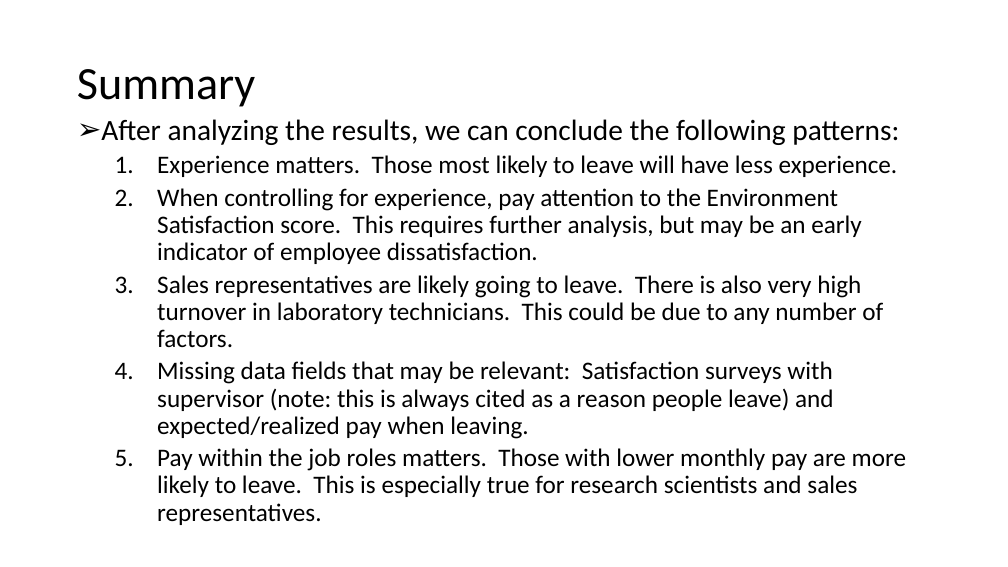
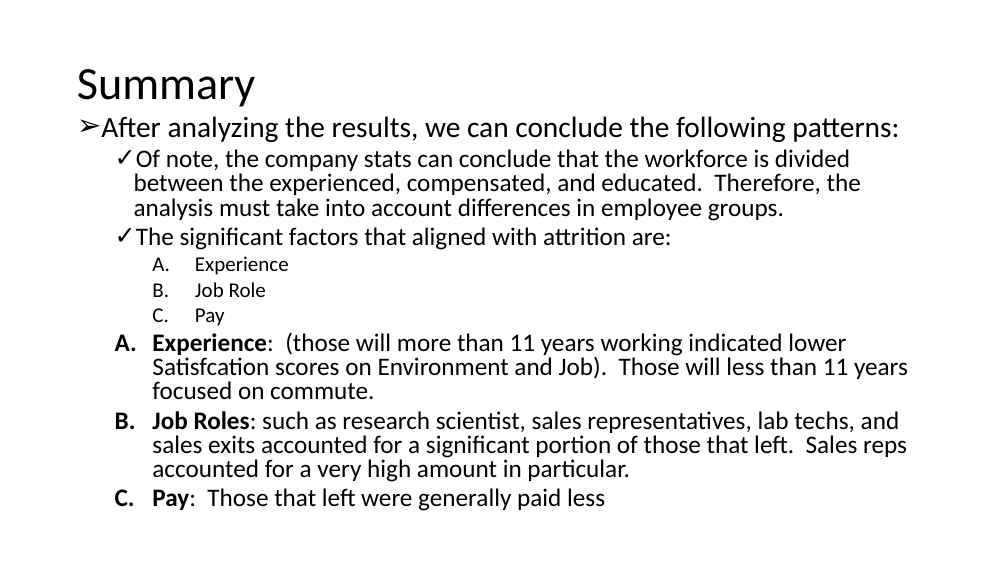
Before and after one commit to bdelahoussaye/CaseStudy2, a slide deck: slide 19 of Final Presentation_TEAM VARIANCE 6306.pptx. Drawn at 1008x567 pixels with LibreOffice and Linux fonts; fonts in the diff are those of the drawing. Boxes give left, top, right and bottom in pixels: in the first picture for what was removed or moved away, otherwise in the second. Text is boxed around its words. In the diff, an @@ line names an element or a change of style, - is before the commit and + after.

```diff
--- a/Final Presentation_TEAM VARIANCE 6306.pptx
+++ b/Final Presentation_TEAM VARIANCE 6306.pptx
@@ text at [101,116,899,142]: line spacing 0.9 to 0.8 @@
@@ text at [134,149,908,511]: text changed @@
-  1. Experience matters. Those most likely to leave will have less experience.
-  2. When controlling for experience, pay attention to the Environment Satisfaction score. This requires further analysis, but may be an early indicator of employee dissatisfaction.
-  3. Sales representatives are likely going to leave. There is also very high turnover in laboratory technicians. This could be due to any number of factors.
-  4. Missing data fields that may be relevant: Satisfaction surveys with supervisor (note: this is always cited as a reason people leave) and expected/realized pay when leaving.
-  5. Pay within the job roles matters. Those with lower monthly pay are more likely to leave. This is especially true for research scientists and sales representatives.
+  ✓ Of note, the company stats can conclude that the workforce is divided between the experienced, compensated, and educated. Therefore, the analysis must take into account differences in employee groups.
+  ✓ The significant factors that aligned with attrition are:
+    A. Experience
+    B. Job Role
+    C. Pay
+  A. Experience: (those will more than 11 years working indicated lower Satisfcation scores on Environment and Job). Those will less than 11 years focused on commute.
+  B. Job Roles: such as research scientist, sales representatives, lab techs, and sales exits accounted for a significant portion of those that left. Sales reps accounted for a very high amount in particular.
+  C. Pay: Those that left were generally paid less
```
Also in this commit, not shown: 13 other slides changed, 2 slides added, 1 other file.
